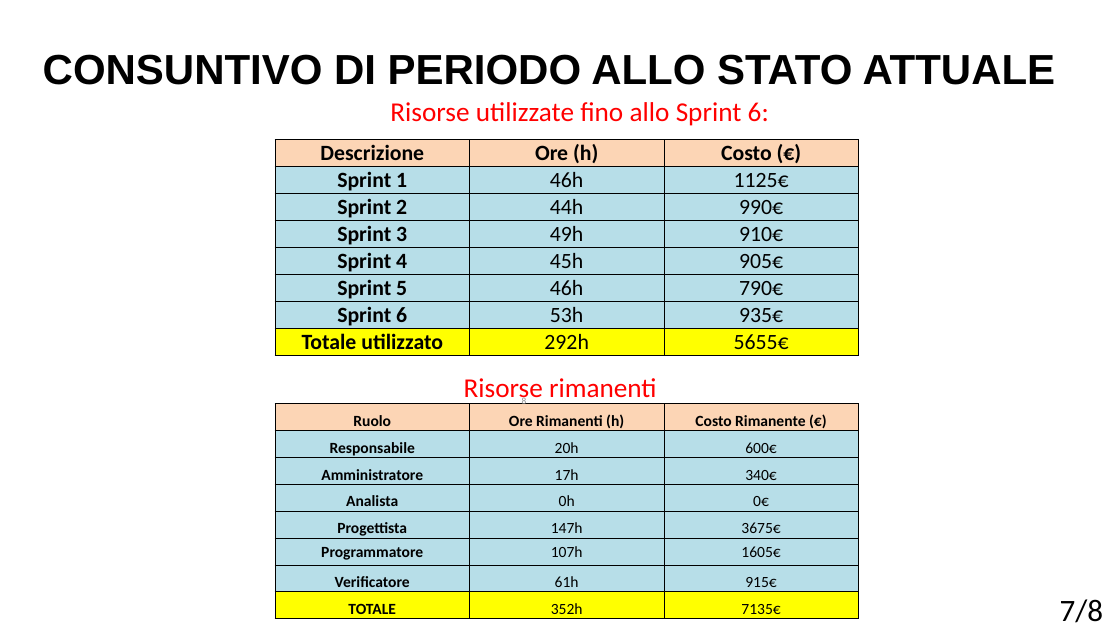
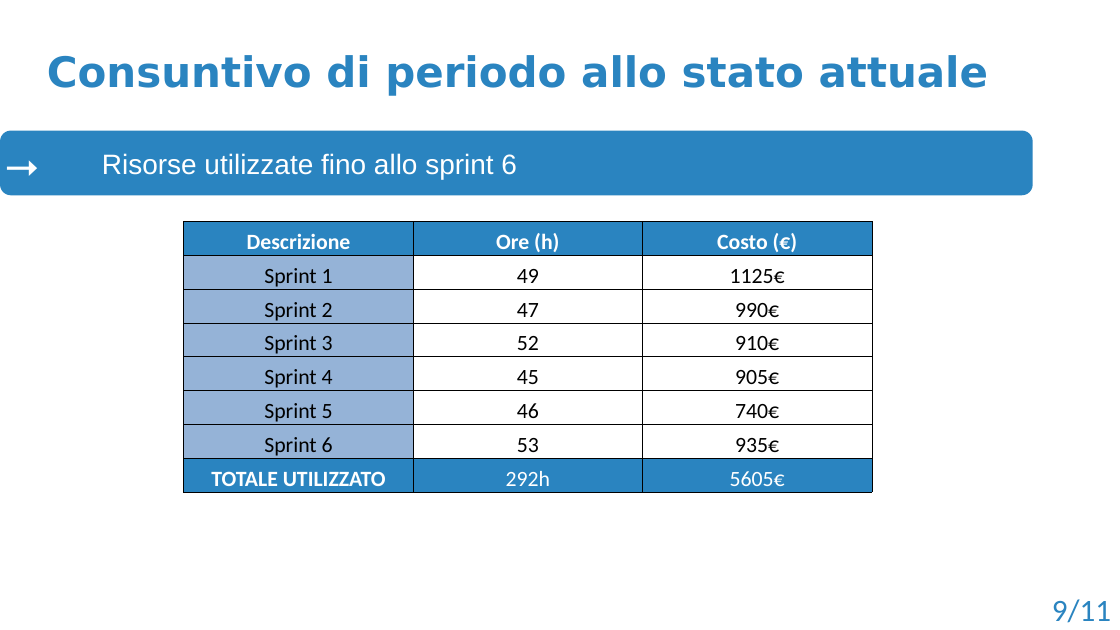
Before and after one commit to BugBustersUnipd/DocumentazioneSWE, a slide deck: slide 10 of RTB/PRESENTAZIONE RTB/Presentazione RTB.pptx (slide 8 before the commit). Drawn at 1120x630 pixels with LibreOffice and Linux fonts; fonts in the diff are those of the drawing; background and template pictures are left out. Boxes give left, top, right and bottom in pixels: in the first picture for what was removed or moved away, otherwise in the second. Text is boxed around its words. In the diff, an @@ line names an element or a change of style, - is before the commit and + after.

```diff
--- a/RTB/PRESENTAZIONE RTB/Presentazione RTB.pptx
+++ b/RTB/PRESENTAZIONE RTB/Presentazione RTB.pptx
@@ text at (47,55,988,96): text changed; font Arial to DejaVu Sans; text colour #000000 to #2A84C0 @@
-CONSUNTIVO DI PERIODO ALLO STATO ATTUALE
+Consuntivo di periodo allo stato attuale
@@ rounded rectangle "Risorse utilizzate fino allo sprint ...": place and size @@
-rounded rectangle "Risorse utilizzate fino allo sprint ..." at (390,102,769,126)
+rounded rectangle "Risorse utilizzate fino allo sprint ..." at (0,130,1033,195)
@@ rounded rectangle "Risorse utilizzate fino allo sprint ..." at (0,130,1033,195): vertical alignment top to middle; fill none to #2A84C0 @@
@@ text added at (0,135,168,192), 54 pt, text #FFFFFF @@
+⭢
@@ text in rounded rectangle at (102,153,517,179): text changed; size 35 to 36 pt; font Calibri to Arial; text colour #FF0000 to #FFFFFF @@
-Risorse utilizzate fino allo Sprint 6:
+Risorse utilizzate fino allo sprint 6
@@ table at (184,222,872,492) @@
-row 2, column 2: 46h
+row 2, column 2: 49
-row 3, column 2: 44h
+row 3, column 2: 47
-row 4, column 2: 49h
+row 4, column 2: 52
-row 5, column 2: 45h
+row 5, column 2: 45
-row 6, column 2: 46h
+row 6, column 2: 46
-row 6, column 3: 790€
+row 6, column 3: 740€
-row 7, column 2: 53h
+row 7, column 2: 53
-row 8, column 1: Totale utilizzato
+row 8, column 1: TOTALE UTILIZZATO
-row 8, column 3: 5655€
+row 8, column 3: 5605€
@@ fill #FCD5B5 to #2A84C0 in row 1 @@
@@ fill #B7DEE8 to #95B3D7 in 6 cells @@
@@ fill #B7DEE8 to #FFFFFF in 12 cells @@
@@ fill #FFFF00 to #2A84C0 in row 8 @@
@@ text colour #000000 to #FFFFFF in "Descrizione", "Ore (h)", "Costo (€)", "292h" @@
@@ bold off in "Sprint 1", "Sprint 2", "Sprint 3", "Sprint 4" and 2 more places @@
@@ table: place and size @@
-table at (275,139,858,360)
+table at (184,222,872,492)
@@ text removed at (464,378,657,403) @@
-Risorse rimanenti
@@ table removed at (275,404,858,623), 8 rows, 3 columns @@
-Ruolo | Ore Rimanenti (h) | Costo Rimanente (€)
-Responsabile | 20h | 600€
-Amministratore | 17h | 340€
-Analista | 0h | 0€
-Progettista | 147h | 3675€
-Programmatore | 107h | 1605€
-Verificatore | 61h | 915€
-TOTALE | 352h | 7135€
@@ page number removed at (522,396,527,404) @@
-8
@@ text at (1052,599,1111,623): text changed; text colour #000000 to #2A84C0 @@
-7/8
+9/11
```
Also in this commit, not shown: 4 other slides changed, 7 slides added, 4 slides removed, 1 other file.
